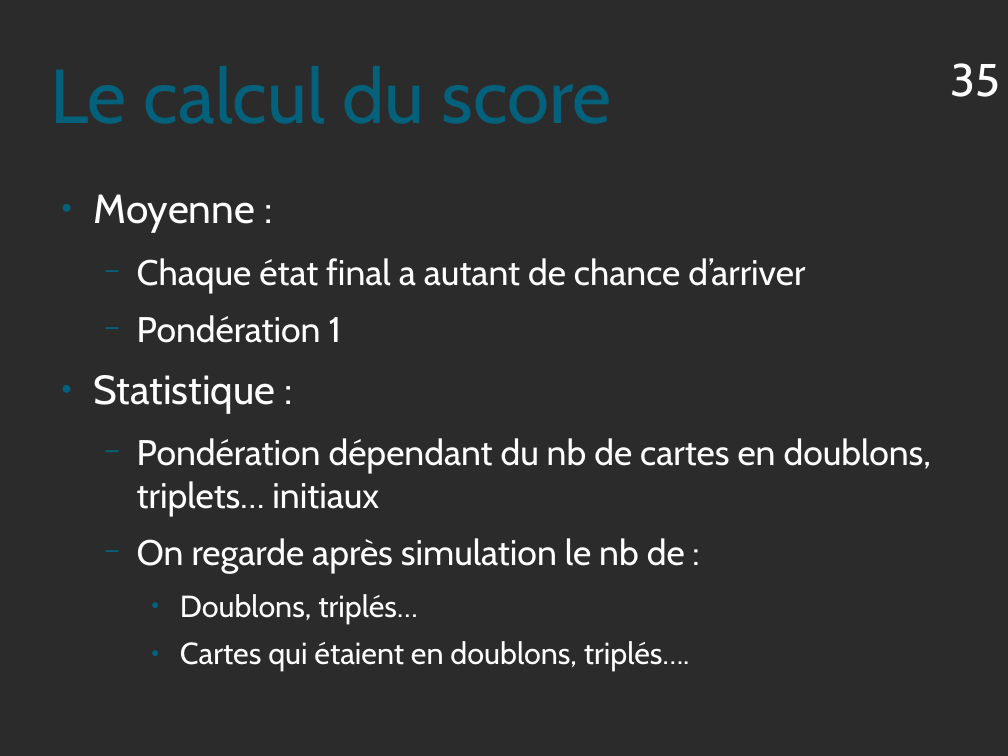
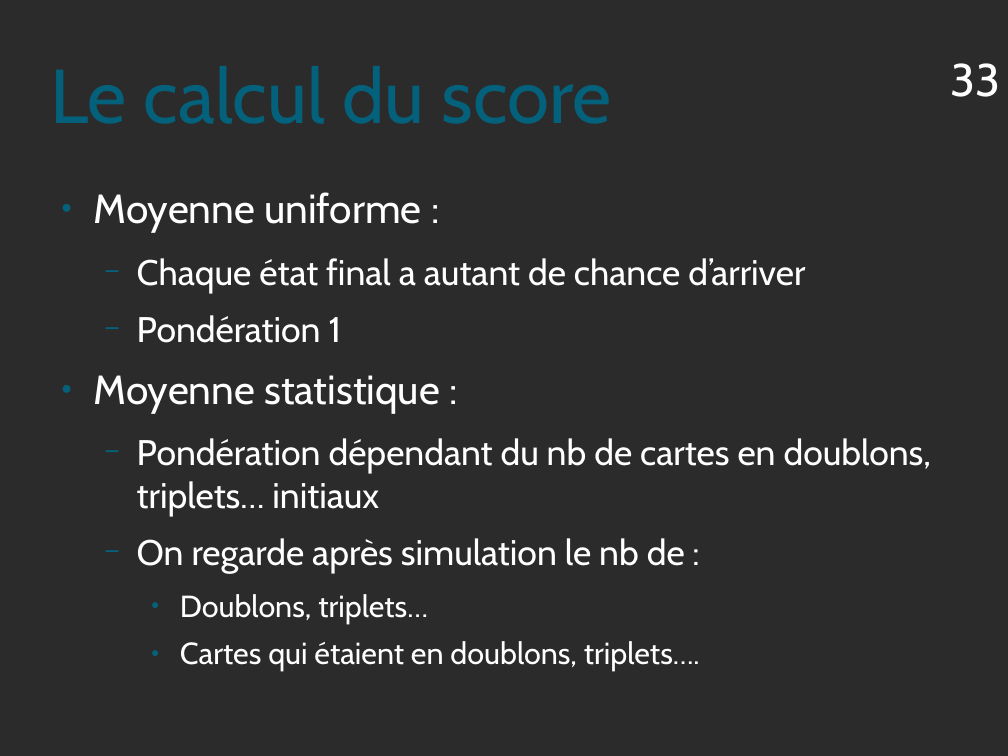
Before and after one commit to Triw-12/hanamikoji_solve, a slide deck: slide 33 of diaporama/Règles.odp (slide 35 before the commit). Drawn at 1008x756 pixels with LibreOffice and Linux fonts; fonts in the diff are those of the drawing; background and template pictures are left out; a plain dark background stands for a picture behind light text. Boxes give left, top, right and bottom in pixels: in the first picture for what was removed or moved away, otherwise in the second. Text is boxed around its words. In the diff, an @@ line names an element or a change of style, - is before the commit and + after.

```diff
--- a/diaporama/Règles.odp
+++ b/diaporama/Règles.odp
@@ page number at box(951, 63, 1001, 97): text changed @@
-35
+33
@@ text at box(93, 192, 422, 232): text changed @@
-● Moyenne :
+● Moyenne uniforme :
@@ text at box(93, 375, 440, 413): text changed @@
-● Statistique :
+● Moyenne statistique :
@@ text at box(180, 594, 700, 671): text changed @@
-    ● Doublons, triplés…
-    ● Cartes qui étaient en doublons, triplés….
+    ● Doublons, triplets…
+    ● Cartes qui étaient en doublons, triplets….
```
Also in this commit, not shown: 16 other slides changed, 3 slides added, 2 slides removed, 2 other files.
